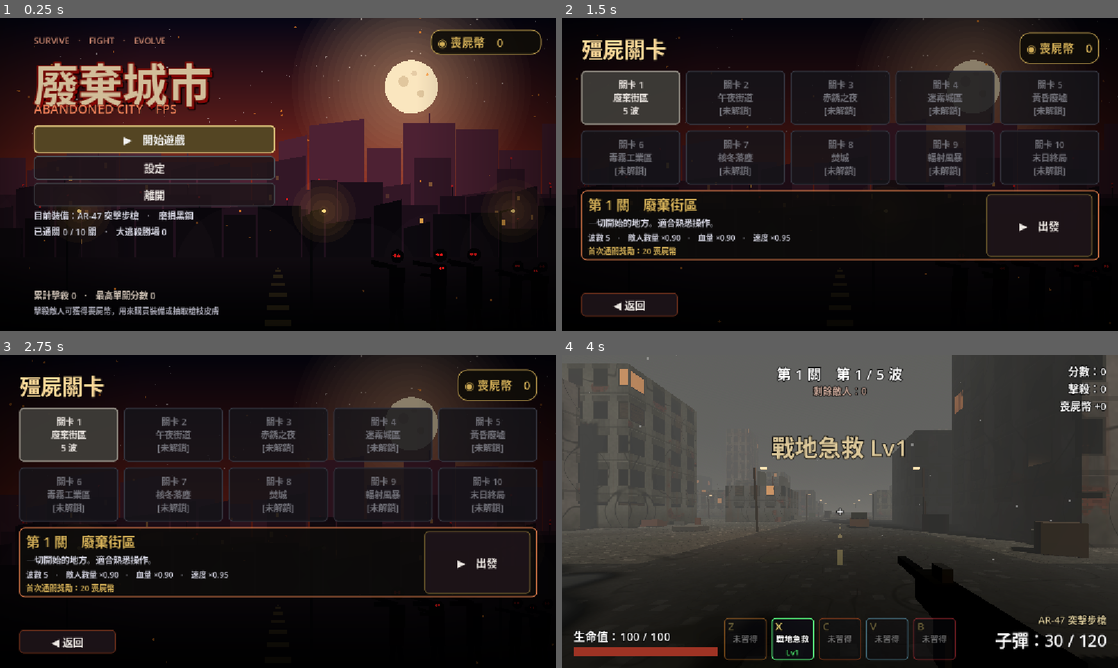
Above: before the commit, frames 1-4 (two rows, left to right).
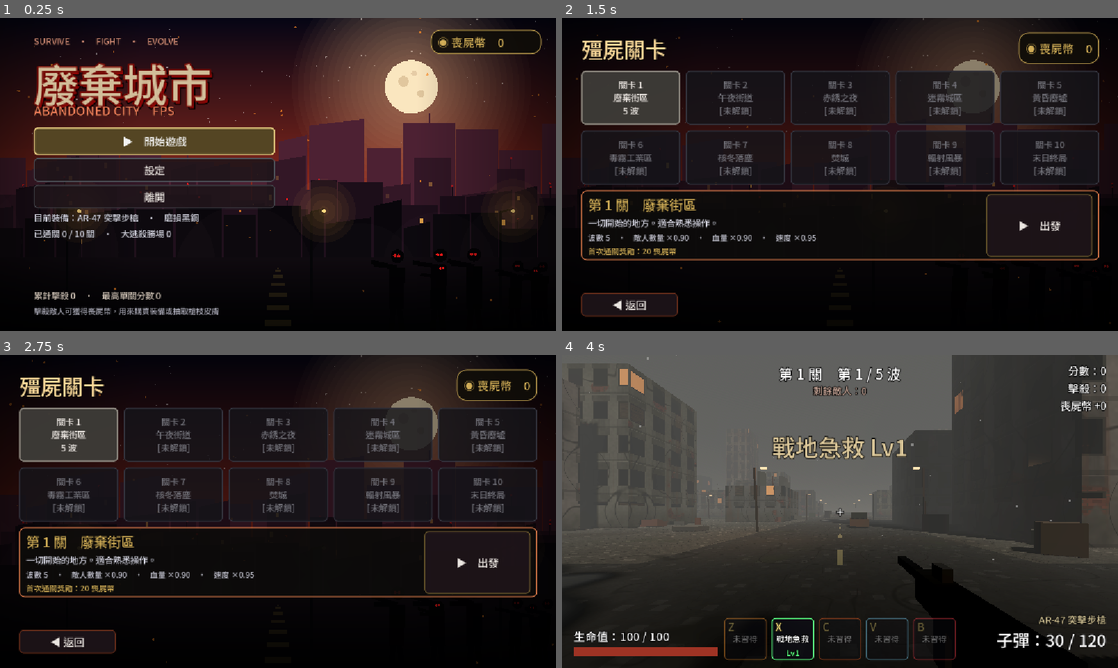
Above: after the commit, the same moments.

Repository: a201009200979603117-create/abandoned-city-fps
Game: Godot game, scene res://main.tscn
Two runs of this game, one before a commit and one after it. Both use one fixed random seed, a clock stepped at 60 frames per second and the inputs below.
Inputs:
- Up to frame 1 (0.25 s): no input
- Up to frame 2 (1.5 s): click "▶ 開始遊戲" at 0.5 s; click "殭屍關卡 10 個關卡，撐過一波波殭屍進攻，學習並突破技能…" at 1.25 s
- Up to frame 3 (2.75 s): click "關卡 1 廢棄街區 5 波" at 2 s
- Up to frame 4 (4 s): click "▶ 出發" at 2.75 s; click "[1] 【X】戰地急救 新技能 立刻回復生命值。 Lv1：…" at 3.5 s

The runs differ from the first frame. In frame 1, 7.6% of the frame differs, in the area x 5-98%, y 6-95%; in frame 2, 3.5%; in frame 3, 3.5%; in frame 4, 2.5%.

Commit message:
Bundle Noto Sans TC subset as default font so CJK text renders on web
Co-Authored-By: Claude Sonnet 5.5 <noreply@anthropic.com>
Claude-Session: https://claude.ai/code/session_013Q5XEkVUd5VDcFSXaBpU7c

Diff:
--- a/project.godot
+++ b/project.godot
@@ -26,6 +26,10 @@
 window/stretch/mode="canvas_items"
 window/stretch/aspect="expand"
 window/handheld/orientation=4
+
+[gui]
+
+theme/custom_font="res://ui/NotoSansTC-subset.ttf"
 
 [input]
 
@@ -73,5 +77,4 @@
 
 rendering_device/driver.windows="d3d12"
 renderer/rendering_method="mobile"
-renderer/rendering_method.web="gl_compatibility"
 textures/vram_compression/import_etc2_astc=true
Not shown, added: ui/NotoSansTC-OFL.txt
Binary file added: ui/NotoSansTC-subset.ttf
Not shown, added: ui/NotoSansTC-subset.ttf.import
